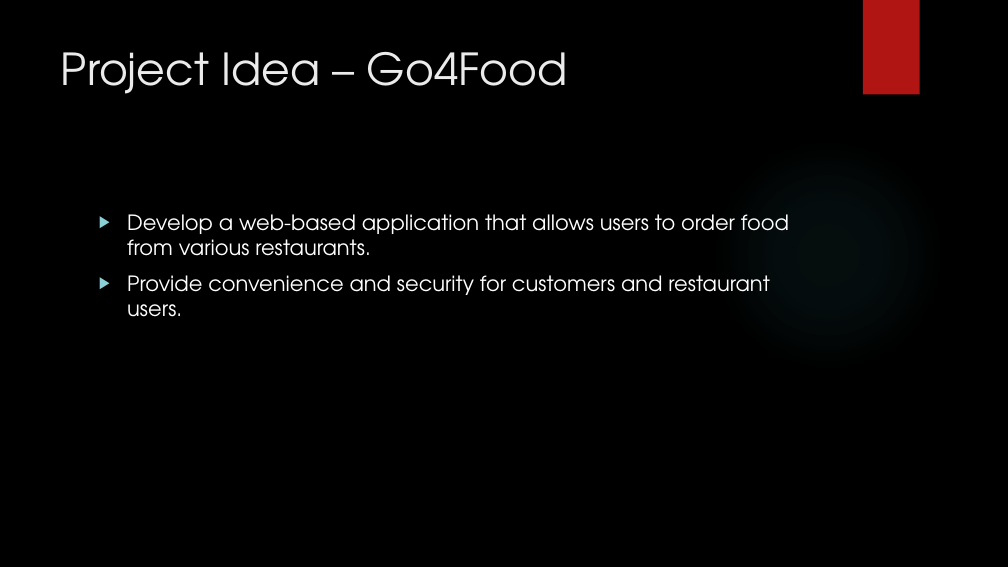
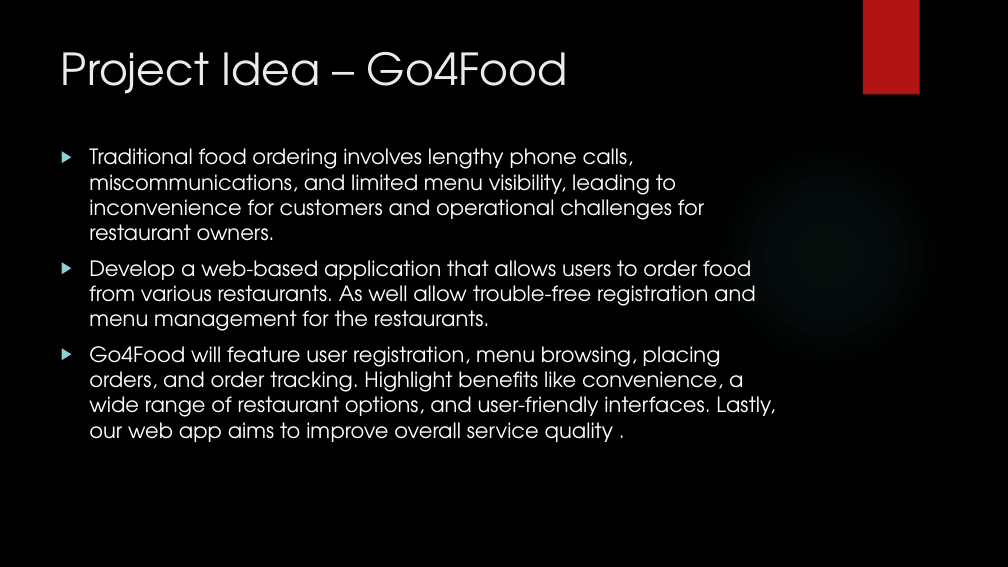
Before and after one commit to jmp808/Go4Food, a slide deck: slide 3 of Documents/Go4Food.pptx. Drawn at 1008x567 pixels with LibreOffice and Linux fonts; fonts in the diff are those of the drawing; background and template pictures are left out. Boxes give left, top, right and bottom in pixels: in the first picture for what was removed or moved away, otherwise in the second. Text is boxed around its words. In the diff, an @@ line names an element or a change of style, - is before the commit and + after.

Commit message:
slides update

```diff
--- a/Documents/Go4Food.pptx
+++ b/Documents/Go4Food.pptx
@@ text at [89, 148, 775, 442]: text changed @@
-▶ Develop a web-based application that allows users to order food from various restaurants.
-▶ Provide convenience and security for customers and restaurant users.
+▶ Traditional food ordering involves lengthy phone calls, miscommunications, and limited menu visibility, leading to inconvenience for customers and operational challenges for restaurant owners.
+▶ Develop a web-based application that allows users to order food from various restaurants. As well allow trouble-free registration and menu management for the restaurants.
+▶ Go4Food will feature user registration, menu browsing, placing orders, and order tracking. Highlight benefits like convenience, a wide range of restaurant options, and user-friendly interfaces. Lastly, our web app aims to improve overall service quality .
```
Also in this commit, not shown: 1 other slide changed.
